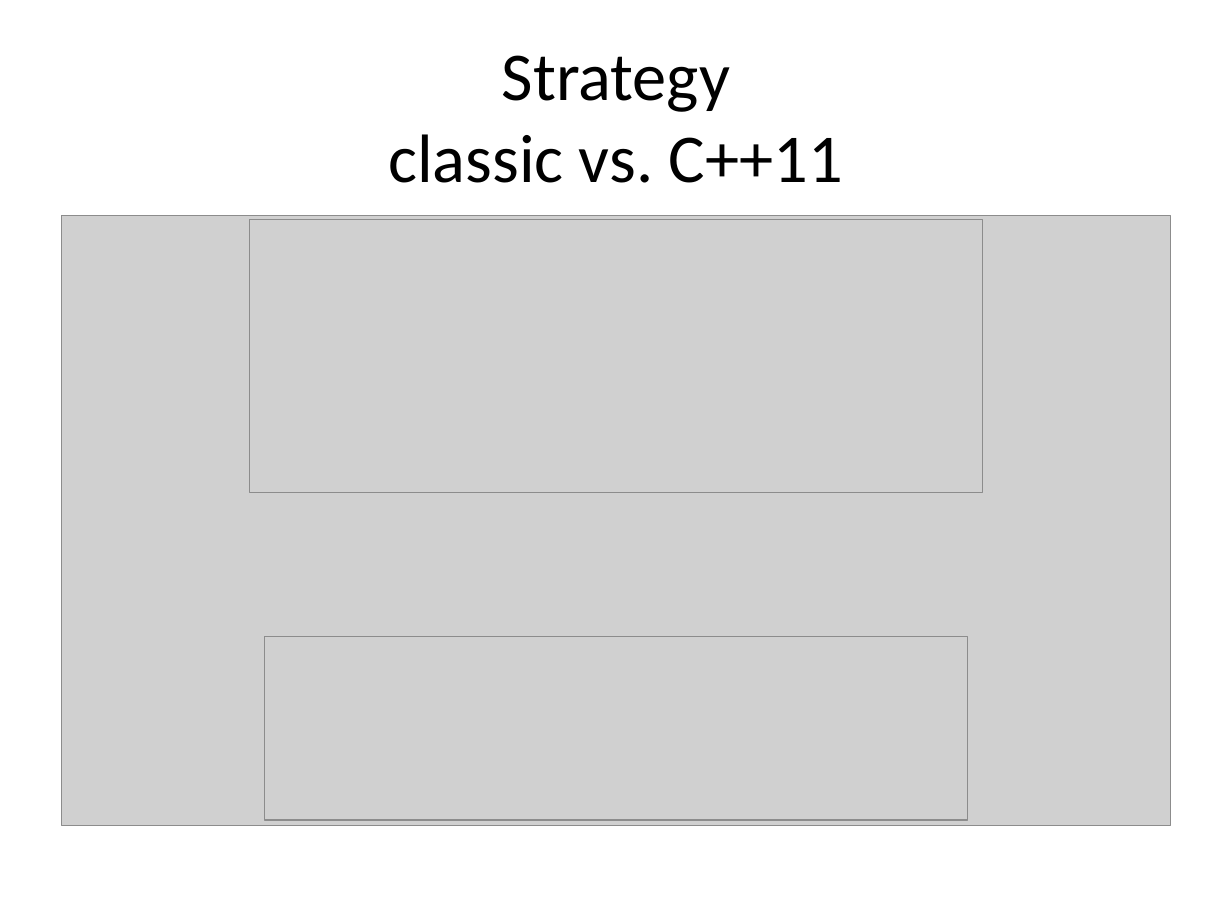
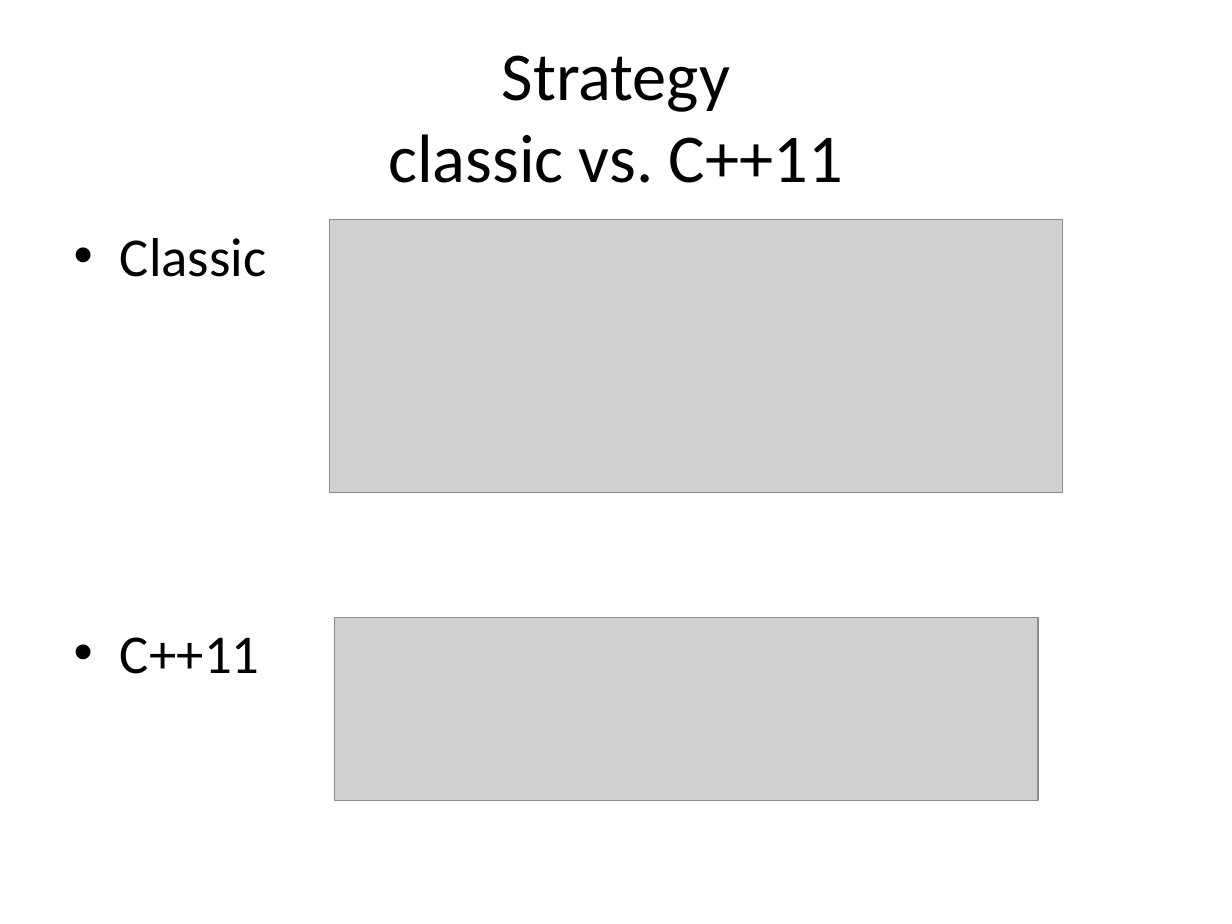
Before and after one commit to kamyu104/GofPatterns, a slide deck: slide 15 of Effective patterns.ppt. Drawn at 1232x924 pixels with LibreOffice and Linux fonts; fonts in the diff are those of the drawing; grey boxes stand for pictures. Boxes give left, top, right and bottom in pixels: in the first picture for what was removed or moved away, otherwise in the second. Text is boxed around its words. In the diff, an @@ line names an element or a change of style, - is before the commit and + after.

```diff
--- a/Effective patterns.ppt
+++ b/Effective patterns.ppt
@@ picture removed at bbox=[62, 216, 1170, 825] @@
@@ text added at bbox=[120, 238, 266, 674], 32 pt, text #000000 @@
+• Classic
+• C++11
@@ picture: place and size @@
-picture at bbox=[250, 219, 983, 493]
+picture at bbox=[330, 219, 1063, 493]
@@ picture: place and size @@
-picture at bbox=[265, 637, 968, 821]
+picture at bbox=[335, 617, 1039, 801]
```
Also in this commit, not shown: 26 other slides changed, 10 slides added, 6 slides removed, 1 other file.
